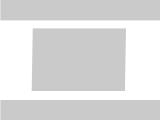
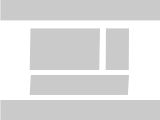
Comparing the layer stacks of the two 160 × 120 images. Changes:
added layer "Shape 3 copy 3" above "Shape 3 copy 4" over left=105, top=28, right=129, bottom=70
added layer "Shape 3 copy 4" above "Shape 3 copy 2" over left=29, top=75, right=129, bottom=95
painted on "Shape 3 copy 2" over left=29, top=28, right=126, bottom=91
